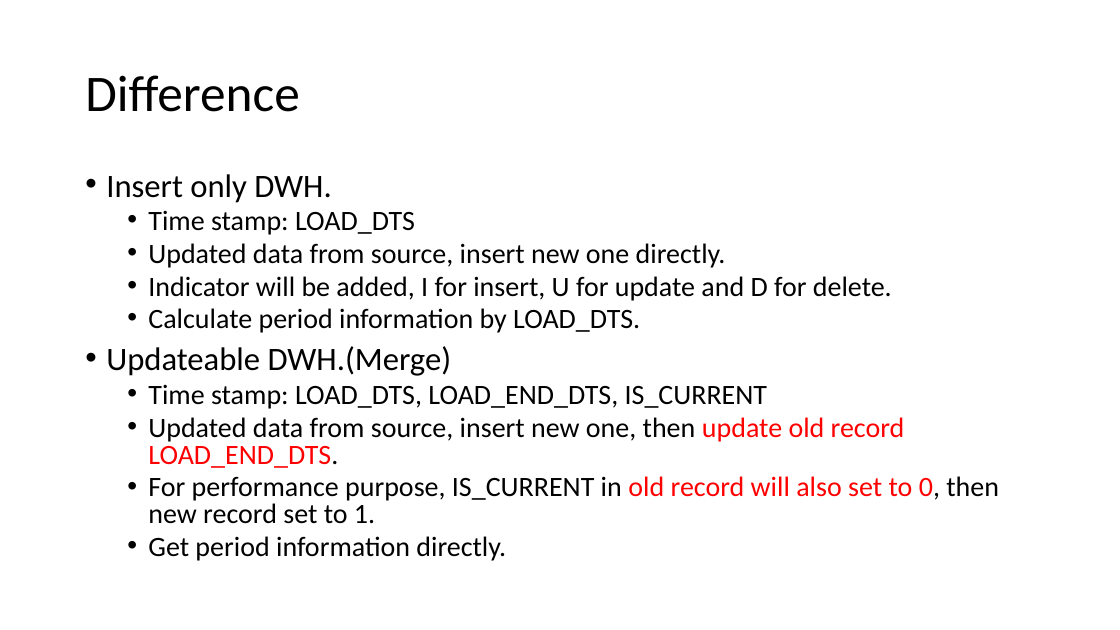
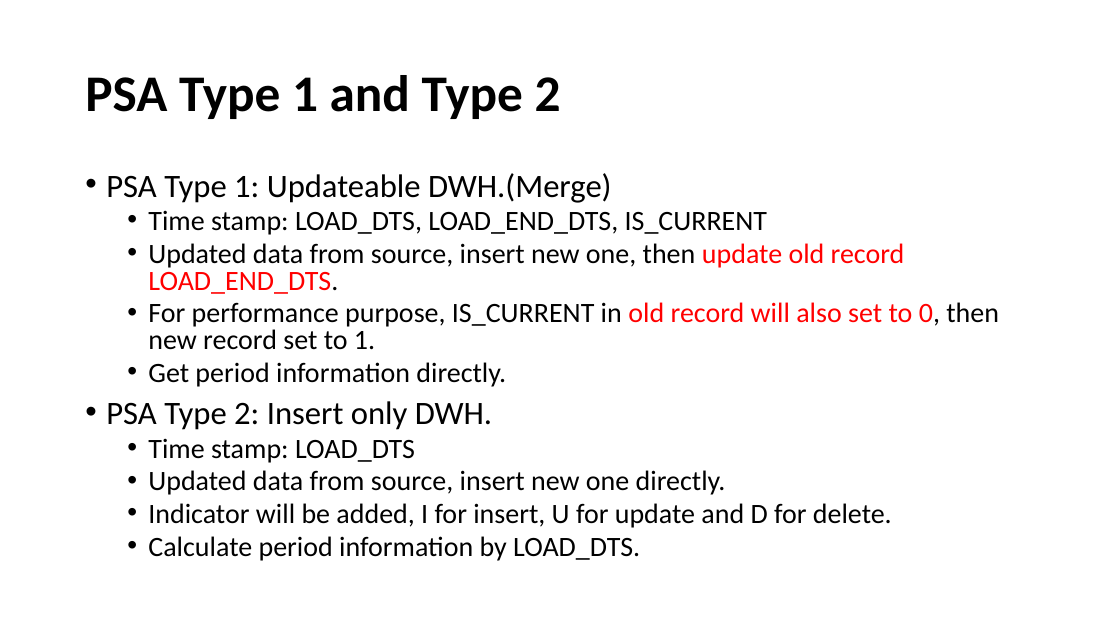
Before and after one commit to microsoftbi/DWH-Generator, a slide deck: slide 2 of DOCS/Intro.pptx. Drawn at 1120x630 pixels with LibreOffice and Linux fonts; fonts in the diff are those of the drawing. Boxes give left, top, right and bottom in pixels: in the first picture for what was removed or moved away, otherwise in the second. Text is boxed around its words. In the diff, an @@ line names an element or a change of style, - is before the commit and + after.

```diff
--- a/DOCS/Intro.pptx
+++ b/DOCS/Intro.pptx
@@ title at <box>85,75,561,119</box>: text changed; bold on @@
-Difference
+PSA Type 1 and Type 2
@@ text at <box>106,173,999,430</box>: text changed; size 28 to 24 pt @@
-• Insert only DWH.
+• PSA Type 1: Updateable DWH.(Merge)
+  • Time stamp: LOAD_DTS, LOAD_END_DTS, IS_CURRENT
+  • Updated data from source, insert new one, then update old record LOAD_END_DTS.
+  • For performance purpose, IS_CURRENT in old record will also set to 0, then new record set to 1.
+  • Get period information directly.
+• PSA Type 2: Insert only DWH.
@@ text at <box>106,346,999,561</box>: paragraphs removed @@
-• Updateable DWH.(Merge)
-  • Time stamp: LOAD_DTS, LOAD_END_DTS, IS_CURRENT
-  • Updated data from source, insert new one, then update old record LOAD_END_DTS.
-  • For performance purpose, IS_CURRENT in old record will also set to 0, then new record set to 1.
-  • Get period information directly.
```
Also in this commit, not shown: 1 other slide changed, 1 slide added, 3 slides removed, 16 other files.
